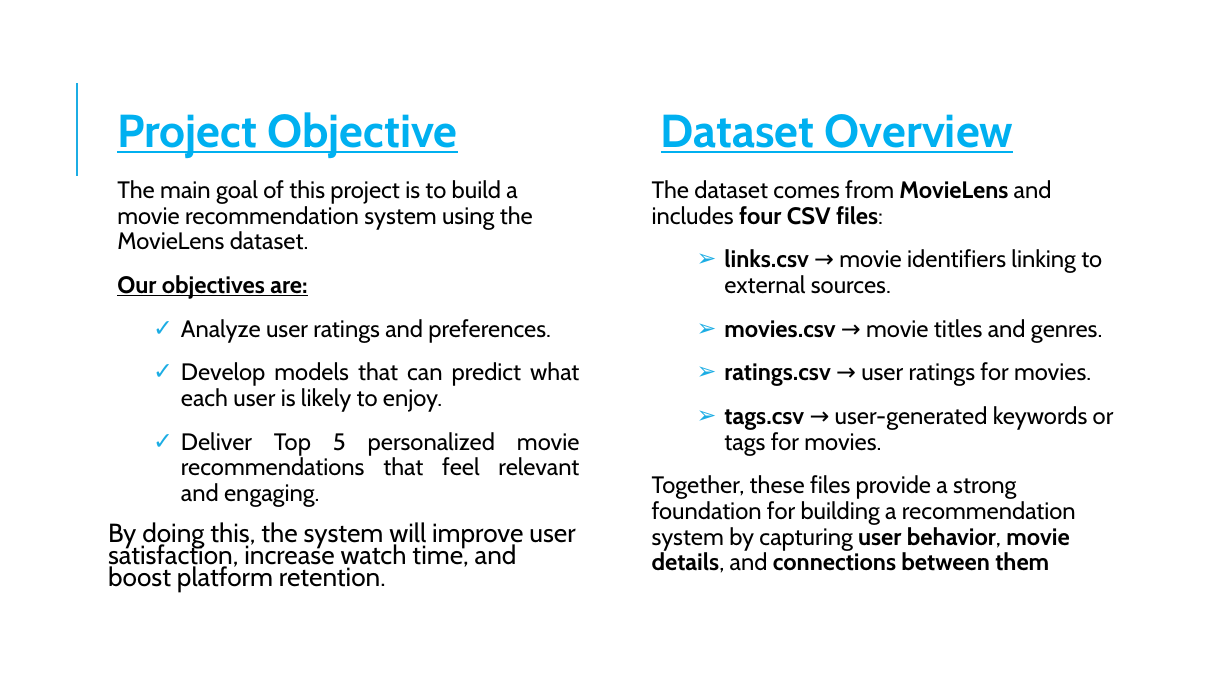
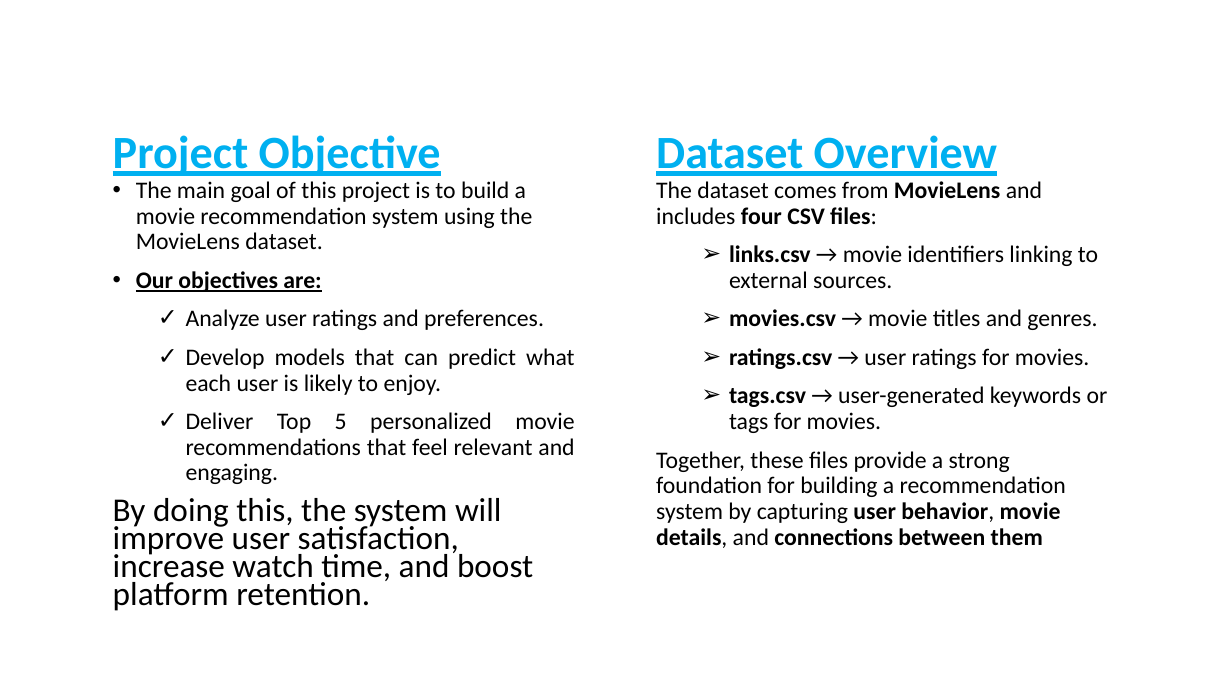
Before and after one commit to H-Rumenya/Group_2_P4_Project, a slide deck: slide 4 of Non-Technical Presentation.pptx. Drawn at 1232x693 pixels with LibreOffice and Linux fonts; fonts in the diff are those of the drawing. Boxes give left, top, right and bottom in pixels: in the first picture for what was removed or moved away, otherwise in the second. Text is boxed around its words. In the diff, an @@ line names an element or a change of style, - is before the commit and + after.

Commit message:
Project Non-Technical description

```diff
--- a/Non-Technical Presentation.pptx
+++ b/Non-Technical Presentation.pptx
@@ line removed from (77, 176) to (77, 83) @@
@@ text "Project Objective" at [113, 135, 441, 176]: font Cabin to Calibri; more space between paragraphs; vertical alignment middle to bottom @@
@@ text "Dataset Overview" at [656, 135, 997, 176]: font Cabin to Calibri; more space between paragraphs; vertical alignment middle to bottom @@
@@ text "The main goal of this ..." at [113, 181, 575, 611]: font Cabin to Calibri; size 20.4 to 25.9 pt in "By doing this, the system will improve ..."; bullet   to •; less space between paragraphs @@
@@ text "The dataset comes from MovieLens ..." at [656, 181, 1108, 548]: font Cabin to Calibri; less space between paragraphs @@
```
Also in this commit, not shown: 6 other slides changed, 4 slides added, 1 slide removed.
